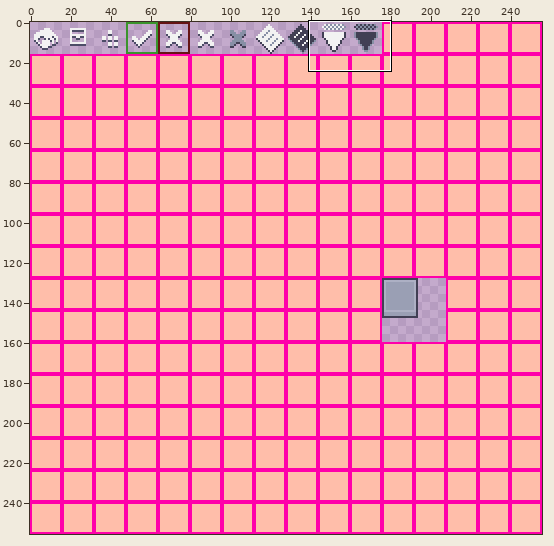
Two versions of one sprite sheet, src/main/resources/assets/advanced_ae/textures/guis/states.png. The picture above shows the old version from afar; the outline marks the close-up.
Close-up. As it was:
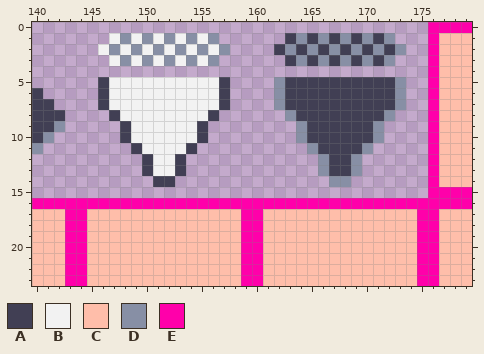
The file is 256x256 pixels. Shown: x 140..179, y 0..23.
Palette (. is transparent): A #413f54  B #f2f2f2  C #ffbeaa  D #878fa5  E #ff00aa
Pixels before, first column x 140:
 0 ....................................EEEE
 1 .......BDBDBDBDBD......ADADADADAD...ECCC
 2 ......BDBDBDBDBDBD....ADADADADADAD..ECCC
 3 .......BDBDBDBDBD......ADADADADAD...ECCC
 4 ....................................ECCC
 5 ......ABBBBBBBBBBA....DAAAAAAAAAAD..ECCC
 6 A.....ABBBBBBBBBBA....DAAAAAAAAAAD..ECCC
 7 AA....ABBBBBBBBBBA....DAAAAAAAAAAD..ECCC
 8 AAA....ABBBBBBBBA......DAAAAAAAAD...ECCC
 9 AAD.....ABBBBBBA........DAAAAAAD....ECCC
10 AD......ABBBBBBA........DAAAAAAD....ECCC
11 D........ABBBBA..........DAAAAD.....ECCC
12 ..........ABBA............DAAD......ECCC
13 ..........ABBA............DAAD......ECCC
14 ...........AA..............DD.......ECCC
15 ....................................EEEE
16 EEEEEEEEEEEEEEEEEEEEEEEEEEEEEEEEEEEEEEEE
17 CCCEECCCCCCCCCCCCCCEECCCCCCCCCCCCCCEECCC
18 CCCEECCCCCCCCCCCCCCEECCCCCCCCCCCCCCEECCC
19 CCCEECCCCCCCCCCCCCCEECCCCCCCCCCCCCCEECCC
20 CCCEECCCCCCCCCCCCCCEECCCCCCCCCCCCCCEECCC
21 CCCEECCCCCCCCCCCCCCEECCCCCCCCCCCCCCEECCC
22 CCCEECCCCCCCCCCCCCCEECCCCCCCCCCCCCCEECCC
23 CCCEECCCCCCCCCCCCCCEECCCCCCCCCCCCCCEECCC
New version:
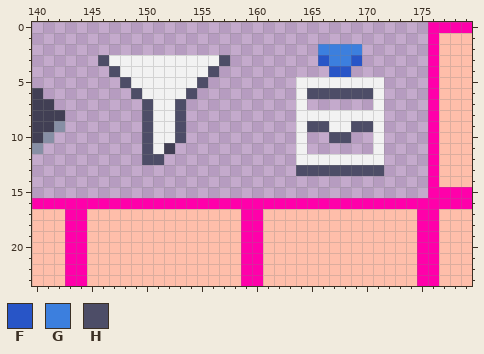
Colours new in this view: F #2855c7  G #3c7fde  H #4d4d67
Edits made:
y 1: x 147..156 BDBDBDBDBD -> ..........; x 163..172 ADADADADAD -> ..........
y 2: x 146..157 BDBDBDBDBDBD -> ............; x 162..173 ADADADADADAD -> ....GGGG....
y 3: x 146 . -> H; x 148 D -> B; x 150 D -> B; x 152 D -> B; x 154 D -> B; x 156..157 D. -> BH; x 163..172 ADADADADAD -> ...FGGF...
y 4: x 147..156 .......... -> HBBBBBBBBH; x 167..168 .. -> FF
y 5: x 146..148 ABB -> ..H; x 155..157 BBA -> H..; x 162..173 DAAAAAAAAAAD -> ..BBBBBBBB..
y 6: x 146..149 ABBB -> ...H; x 154..157 BBBA -> H...; x 162..173 DAAAAAAAAAAD -> ..BHHHHHHB..
y 7: x 146..150 ABBBB -> ....H; x 153..157 BBBBA -> H....; x 162..173 DAAAAAAAAAAD -> ..B......B..
y 8: x 147..150 ABBB -> ...H; x 153..156 BBBA -> H...; x 163..172 DAAAAAAAAD -> .BBBBBBBB.
y 9: x 148..150 ABB -> ..H; x 153..155 BBA -> H..; x 164..171 DAAAAAAD -> BHHBBHHB
y 10: x 148..150 ABB -> ..H; x 153..155 BBA -> H..; x 164..171 DAAAAAAD -> B..HH..B
y 11: x 149..150 AB -> .H; x 152..154 BBA -> A..; x 164..171 .DAAAAD. -> B......B
y 12: x 150..153 ABBA -> HH..; x 164..171 ..DAAD.. -> BBBBBBBB
y 13: x 150..153 ABBA -> ....; x 164..171 ..DAAD.. -> HHHHHHHH
y 14: x 151..152 AA -> ..; x 167..168 DD -> ..
